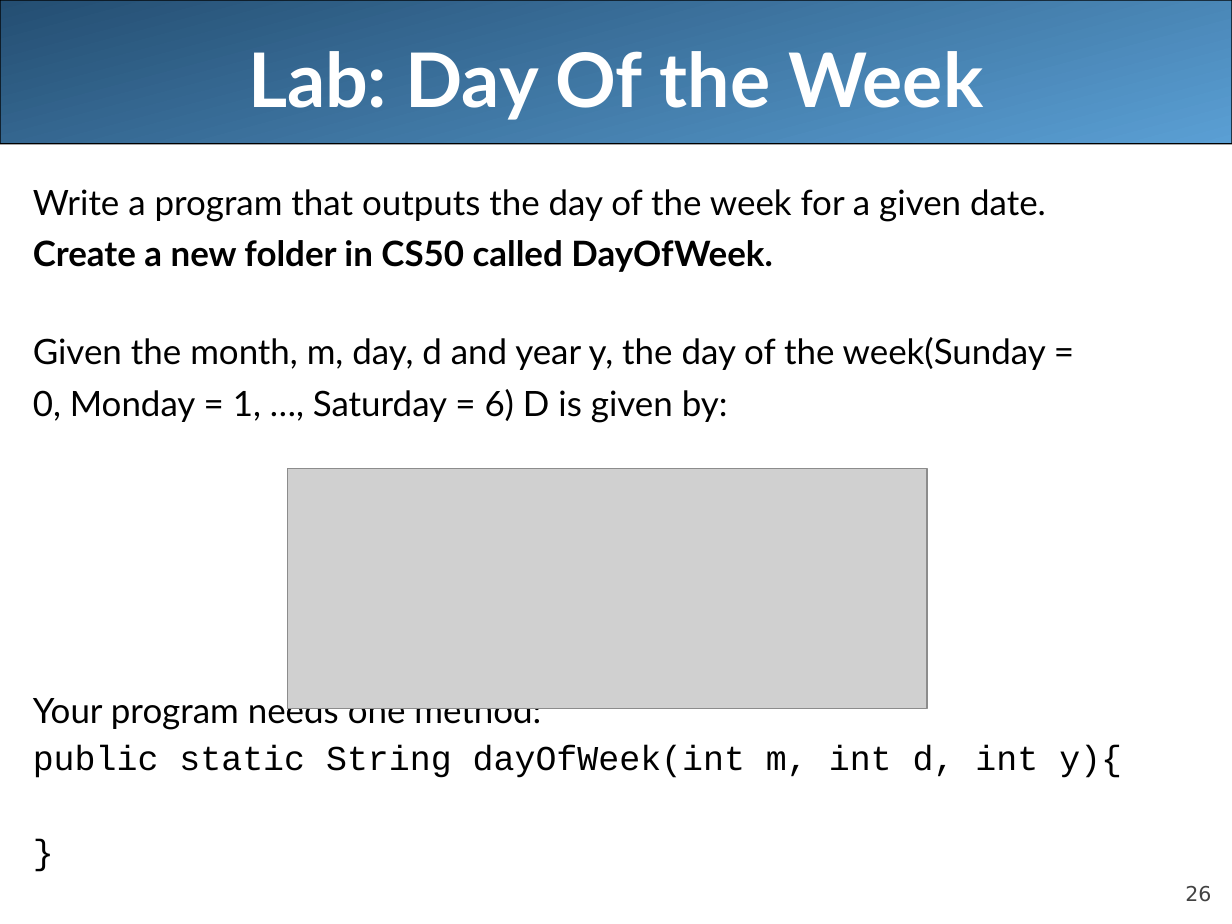
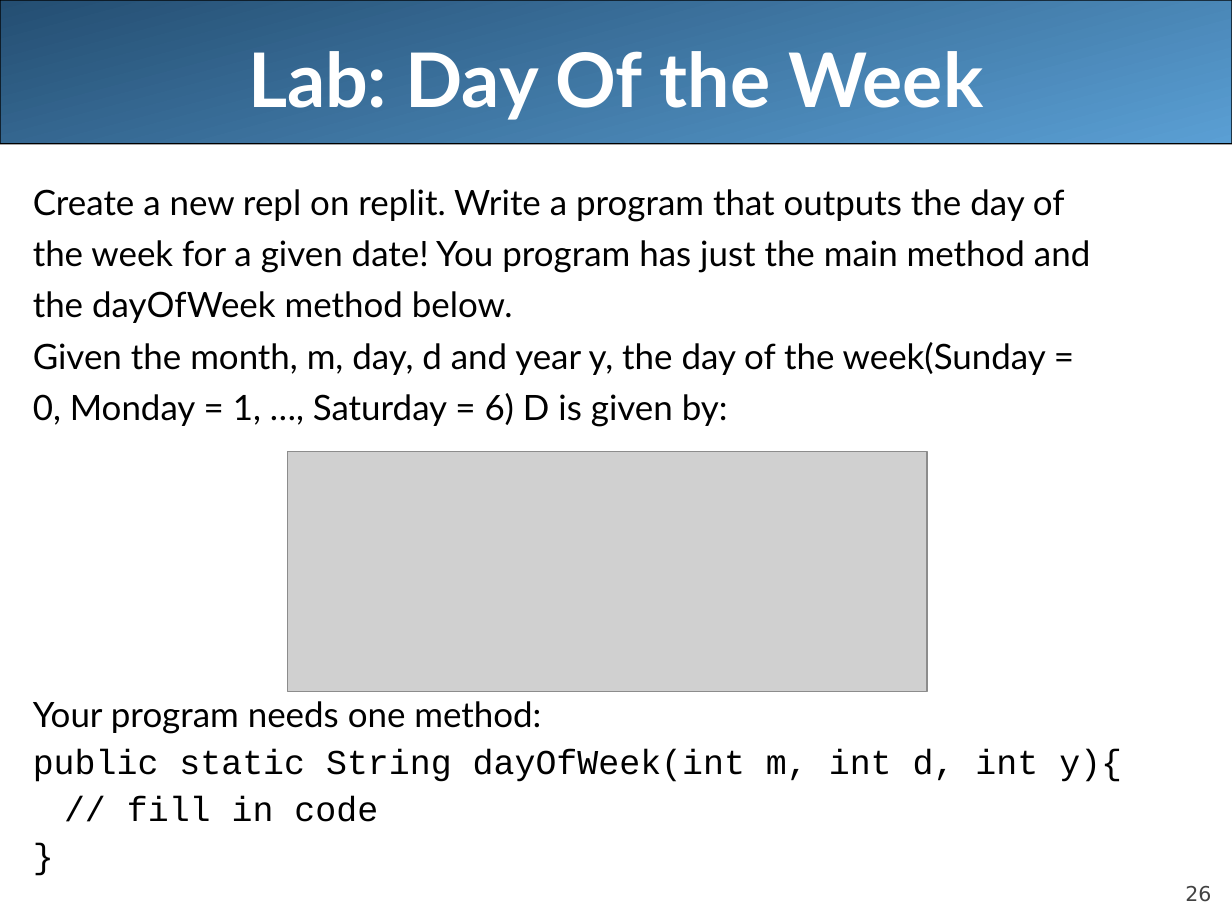
Before and after one commit to LongBaoNguyen/longbaonguyen.github.io, a slide deck: slide 26 of courses/apcsa/lecture8.ppt. Drawn at 1232x924 pixels with LibreOffice and Linux fonts; fonts in the diff are those of the drawing; grey boxes stand for pictures. Boxes give left, top, right and bottom in pixels: in the first picture for what was removed or moved away, otherwise in the second. Text is boxed around its words. In the diff, an @@ line names an element or a change of style, - is before the commit and + after.

```diff
--- a/courses/apcsa/lecture8.ppt
+++ b/courses/apcsa/lecture8.ppt
@@ text at [33, 189, 1090, 323]: text changed @@
-Write a program that outputs the day of the week for a given date.
-Create a new folder in CS50 called DayOfWeek.
+Create a new repl on replit. Write a program that outputs the day of
+the week for a given date! You program has just the main method and
+the dayOfWeek method below.
@@ picture: place and size @@
-picture at [287, 469, 926, 708]
+picture at [287, 452, 926, 691]
@@ text at [127, 796, 378, 822]: paragraph added @@
+// fill in code
```
Also in this commit, not shown: 1 other slide changed, 1 other file.
